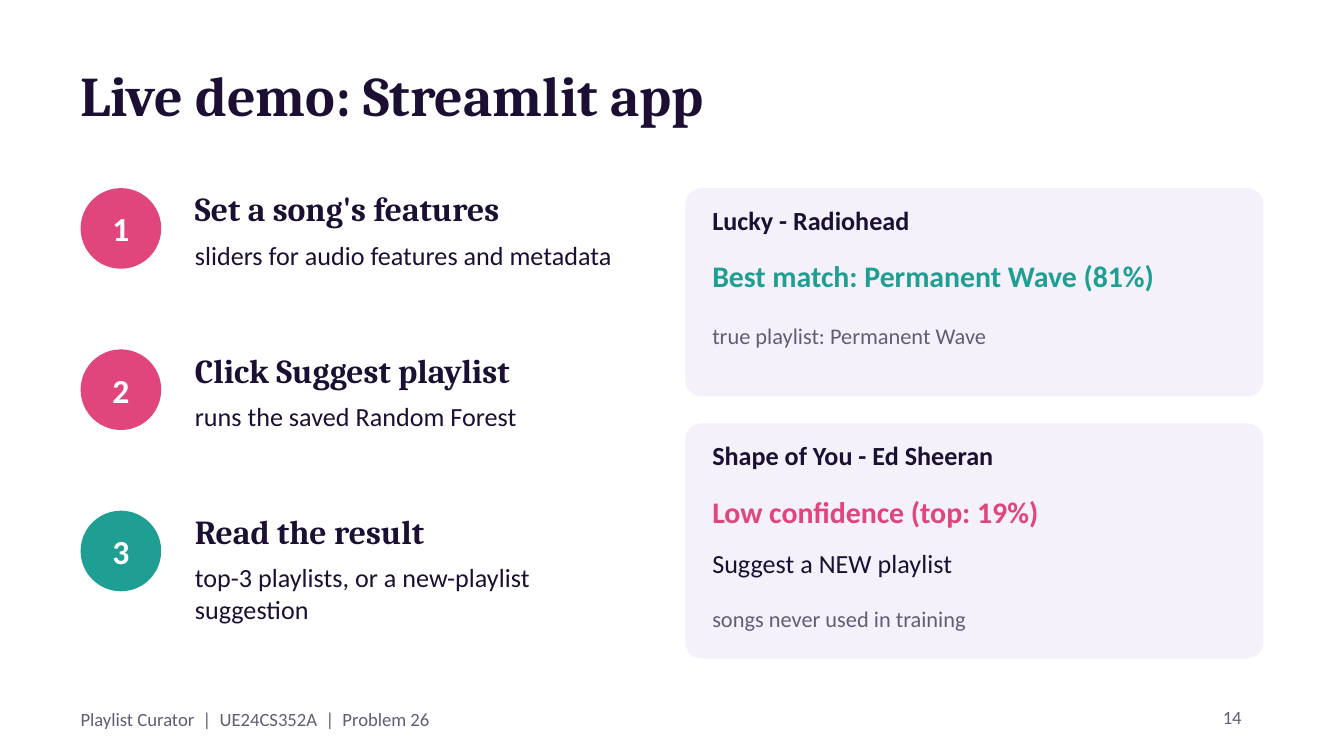
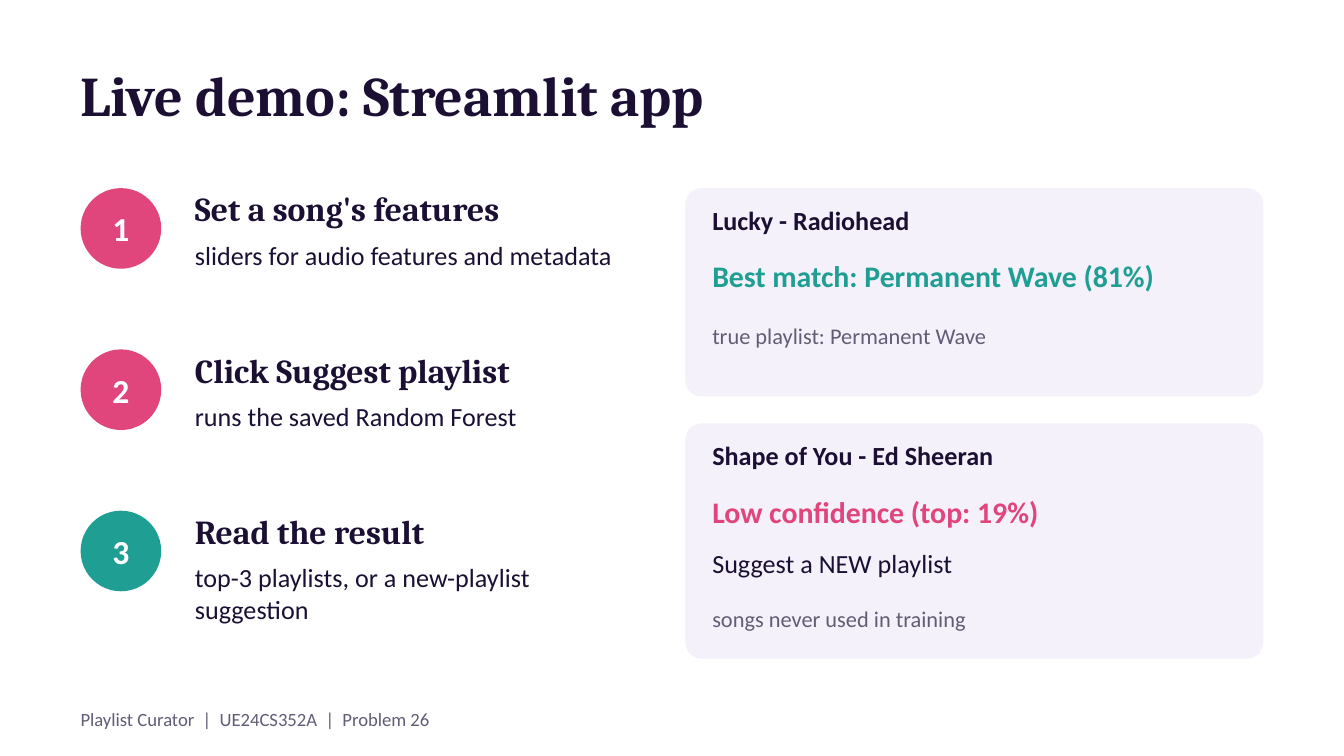
Before and after one commit to rekhadhorigol/ML-mini-project-playlist-curator, a slide deck: slide 11 of docs/Presentation_Team_23_final.pptx (slide 14 before the commit). Drawn at 1344x756 pixels with LibreOffice and Linux fonts; fonts in the diff are those of the drawing. Boxes give left, top, right and bottom in pixels: in the first picture for what was removed or moved away, otherwise in the second. Text is boxed around its words. In the diff, an @@ line names an element or a change of style, - is before the commit and + after.

```diff
--- a/docs/Presentation_Team_23_final.pptx
+++ b/docs/Presentation_Team_23_final.pptx
@@ page number removed at (1223, 712, 1242, 724) @@
-14
```
Also in this commit, not shown: 13 other slides changed, 2 slides removed.
